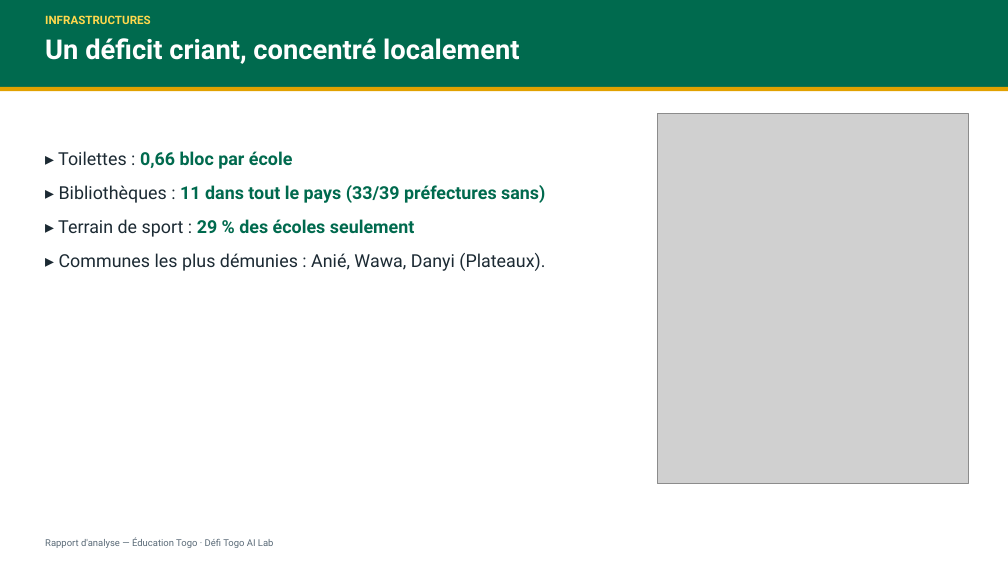
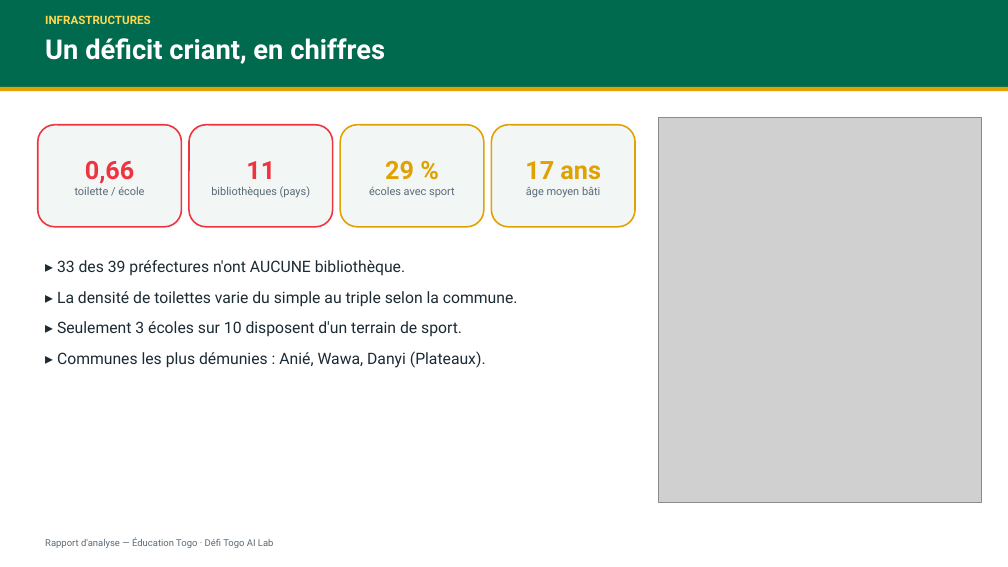
Before and after one commit to kouloucrepin/EDUCATION_TOGO, a slide deck: slide 7 of Presentation_Rapport_Analyse.pptx. Drawn at 1008x567 pixels with LibreOffice and Linux fonts; fonts in the diff are those of the drawing; grey boxes stand for pictures. Boxes give left, top, right and bottom in pixels: in the first picture for what was removed or moved away, otherwise in the second. Text is boxed around its words. In the diff, an @@ line names an element or a change of style, - is before the commit and + after.

Commit message:
docs(pptx): slide indice avec top 10 communes + tuiles d'indicateurs infra frappants
- Slide 8 : carte + classement des 10 communes les plus vulnerables (indice colore).
- Slide 7 : 4 tuiles d'indicateurs frappants (0,66 toilette/ecole, 11 bibliotheques,
  29% sport, 17 ans d'age moyen).

```diff
--- a/Presentation_Rapport_Analyse.pptx
+++ b/Presentation_Rapport_Analyse.pptx
@@ text at [45,38,385,64]: text changed @@
-Un déficit criant, concentré localement
+Un déficit criant, en chiffres
@@ picture: place and size @@
-picture at [658,113,969,484]
+picture at [659,117,982,503]
@@ rounded rectangle added at [38,125,181,227], fill #F2F6F4, outline #EF3340 1.5 pt, 10.5 pt, text #5B6B78 @@
+0,66
+toilette / école
@@ rounded rectangle added at [189,125,333,227], fill #F2F6F4, outline #EF3340 1.5 pt, 10.5 pt, text #5B6B78 @@
+11
+bibliothèques (pays)
@@ rounded rectangle added at [340,125,484,227], fill #F2F6F4, outline #E1A100 1.5 pt, 10.5 pt, text #5B6B78 @@
+29 %
+écoles avec sport
@@ rounded rectangle added at [492,125,635,227], fill #F2F6F4, outline #E1A100 1.5 pt, 10.5 pt, text #5B6B78 @@
+17 ans
+âge moyen bâti
@@ text "▸ 33 des 39 préfectures ...": place and size @@
-text "▸ 33 des 39 préfectures ..." at [58,151,545,271]
+text "▸ 33 des 39 préfectures ..." at [57,260,518,368]
@@ text at [57,260,518,336]: text changed; size 17 to 15 pt; text colour #006A4E to #1C2A33; bold off @@
-▸ Toilettes : 0,66 bloc par école
-▸ Bibliothèques : 11 dans tout le pays (33/39 préfectures sans)
-▸ Terrain de sport : 29 % des écoles seulement
+▸ 33 des 39 préfectures n'ont AUCUNE bibliothèque.
+▸ La densité de toilettes varie du simple au triple selon la commune.
+▸ Seulement 3 écoles sur 10 disposent d'un terrain de sport.
@@ text at [57,351,486,368]: size 17 to 15 pt in "▸ Communes les plus démunies : Anié, ..."; less space between paragraphs @@
```
Also in this commit, not shown: 1 slide added, 1 slide removed.
